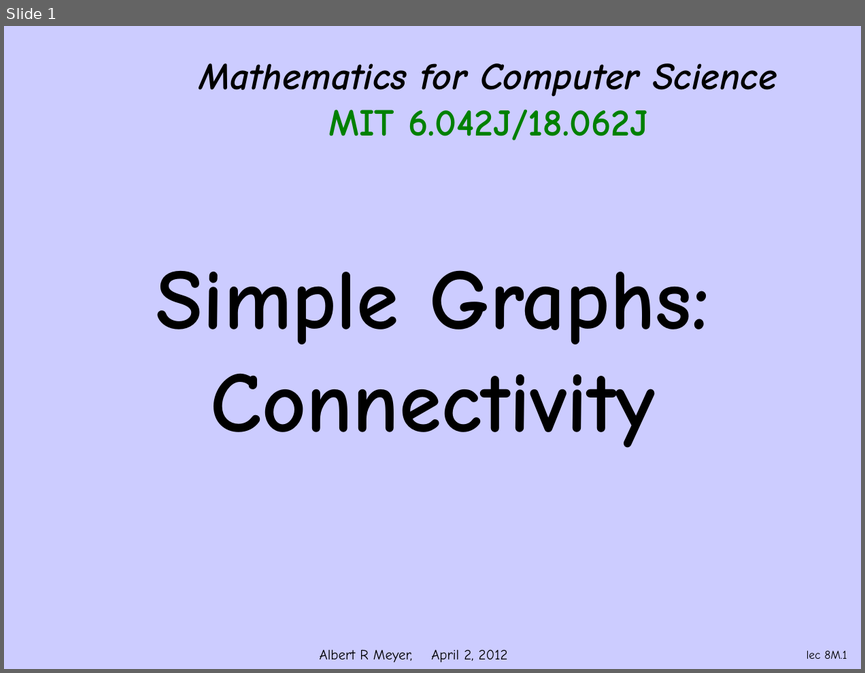
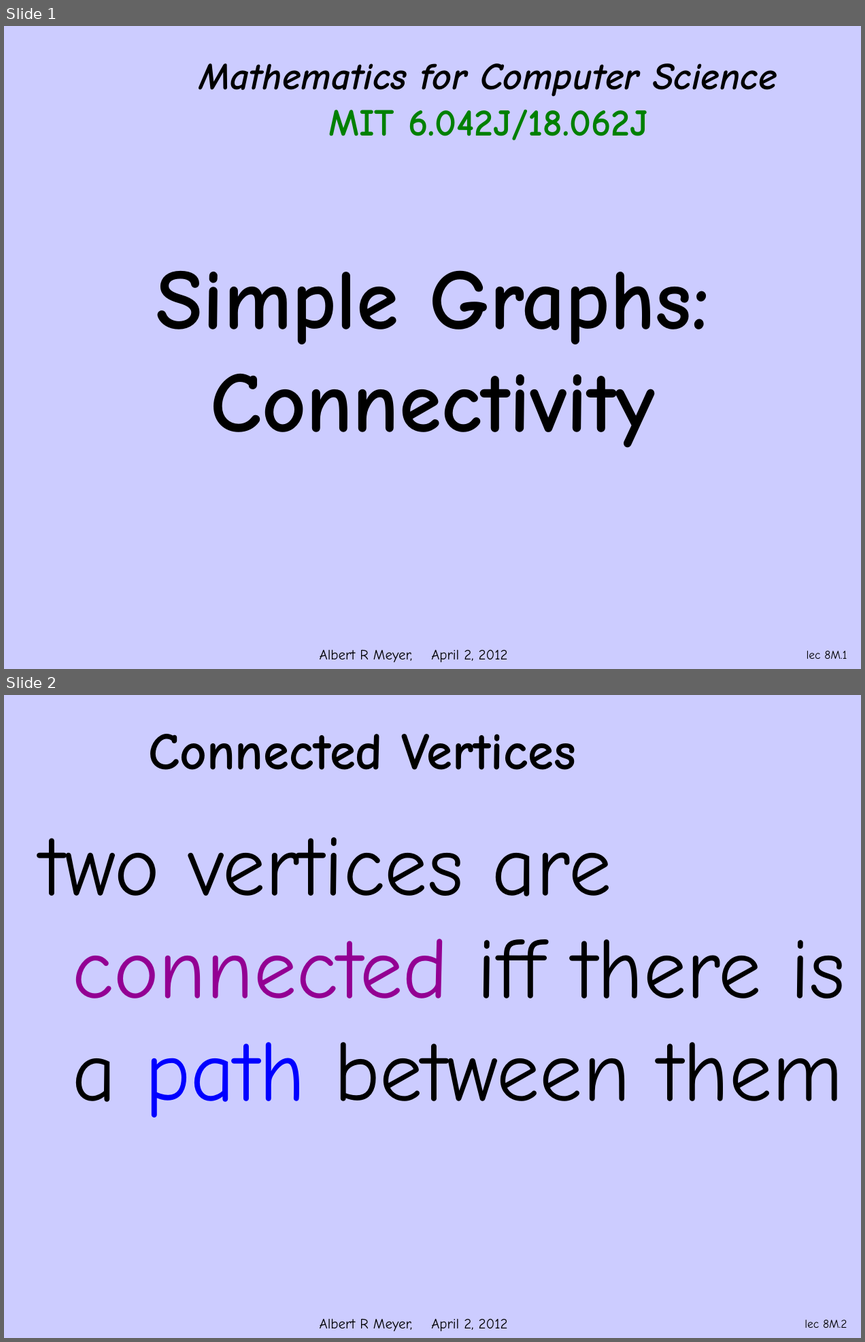
Before and after one commit to armeyer/mcs_web, a slide deck: spring12/slidesS12/simple-connect.pptx. Shown one above the other, each under a label of ours: slide 1 before the commit, slides 1 and 2 after it. The pictures are 865x673 and 865x1342 pixels, drawn with LibreOffice and Linux fonts; fonts in the diff are those of the drawing; background and template pictures are left out. Boxes give left, top, right and bottom in pixels: in the first picture for what was removed or moved away, otherwise in the second. Text is boxed around its words. In the diff, an @@ line names an element or a change of style, - is before the commit and + after.

Commit message:
add simple-k-connect.pptx, edit simple-connect.pptx

```diff
--- a/spring12/slidesS12/simple-connect.pptx
+++ b/spring12/slidesS12/simple-connect.pptx
@@ slide 2 added at [4, 695, 861, 1338], background #CCCCFF; not listed: 1 template element that a slide beside it also shows @@
@@ title added at [148, 734, 576, 770], 44 pt, text #000000, bold @@
+Connected Vertices
@@ text added at [40, 837, 845, 1117], 72 pt, text #000000 @@
+two vertices are connected iff there is a path between them
@@ page number added at [804, 1319, 847, 1327], 10 pt, text #000000 @@
+lec 8M.2
```
Also in this commit, not shown: 4 slides changed, 1 other slide added, 13 slides removed, 1 other file.
